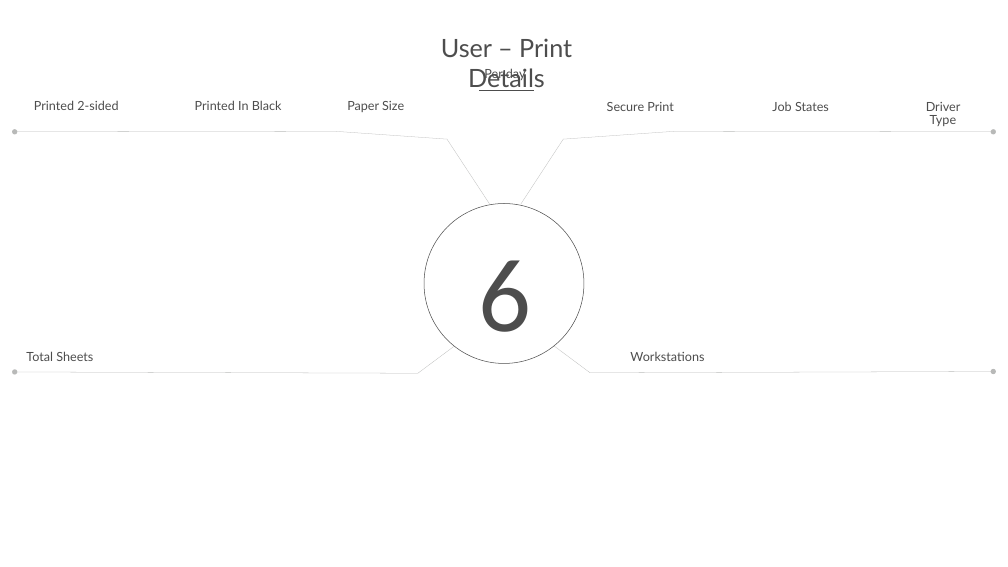
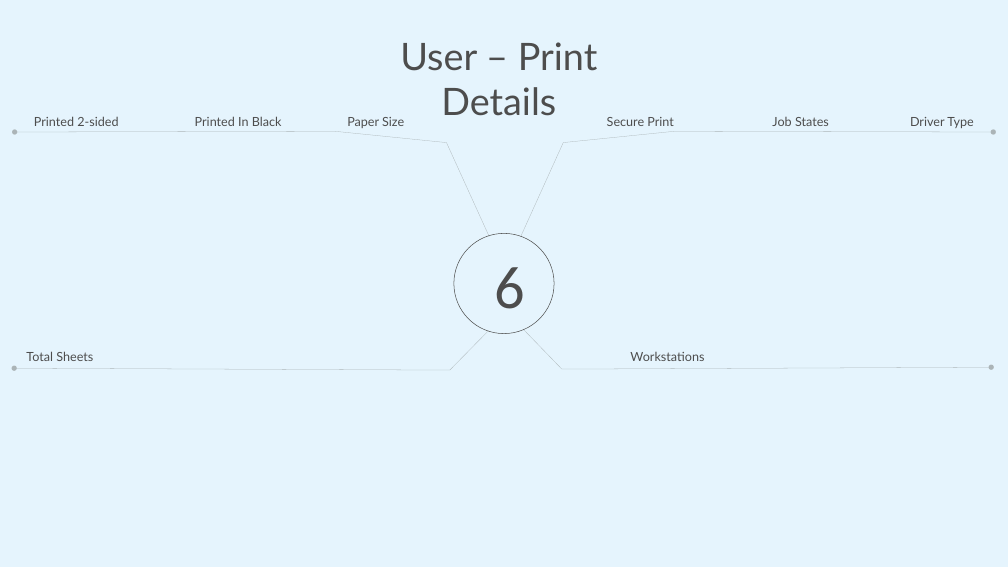
Before and after one commit to printix/Power-BI, a slide deck: slide 10 of PowerPoint/PrintixPowerBIDesign.pptx. Drawn at 1008x567 pixels with LibreOffice and Linux fonts; fonts in the diff are those of the drawing; background and template pictures are left out. Boxes give left, top, right and bottom in pixels: in the first picture for what was removed or moved away, otherwise in the second. Text is boxed around its words. In the diff, an @@ line names an element or a change of style, - is before the commit and + after.

```diff
--- a/PowerPoint/PrintixPowerBIDesign.pptx
+++ b/PowerPoint/PrintixPowerBIDesign.pptx
@@ background #FFFFFF to #E5F4FD @@
@@ text "User – Print Details" at [400,42,598,116]: size 48 to 72 pt @@
@@ text removed at [484,67,526,81] @@
-Per day
@@ line removed from (534, 90) to (479, 90) @@
@@ 6 texts: place and size @@
-6 texts at [34,100,961,126]
+6 texts at [34,116,974,128]
@@ freeform shape: place and size @@
-freeform shape at [15,131,490,204]
+freeform shape at [15,131,489,236]
@@ freeform shape: place and size @@
-freeform shape at [521,131,993,204]
+freeform shape at [521,131,993,236]
@@ freeform shape: place and size @@
-freeform shape at [424,203,584,363]
+freeform shape at [454,233,554,333]
@@ freeform shape at [454,233,554,333]: fill #FFFFFF to #E5F4FD @@
@@ text "6": place and size @@
-text "6" at [479,260,532,332]
+text "6" at [494,267,525,309]
@@ text "6" at [494,267,525,309]: size 199 to 115 pt; alignment left to centre @@
@@ freeform shape: place and size @@
-freeform shape at [15,346,454,373]
+freeform shape at [14,330,489,370]
@@ freeform shape: place and size @@
-freeform shape at [554,346,994,373]
+freeform shape at [524,330,991,369]
```
Also in this commit, not shown: 14 other slides changed, 2 slides added, 2 slides removed, 17 other files.
